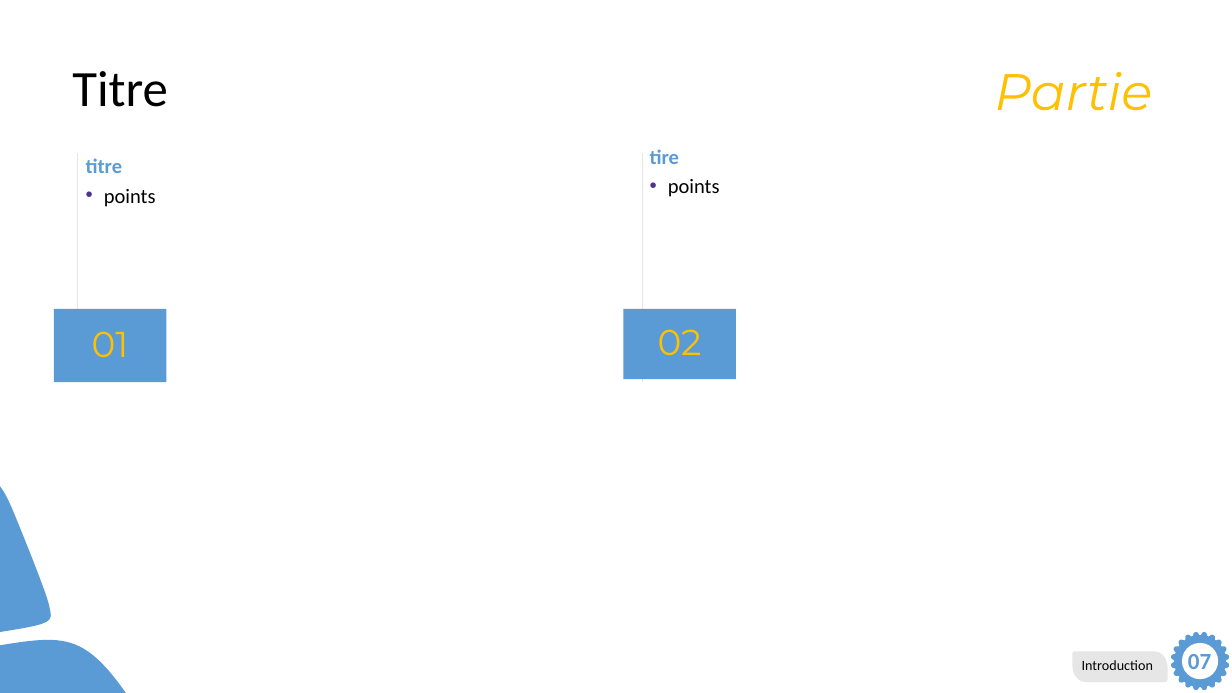
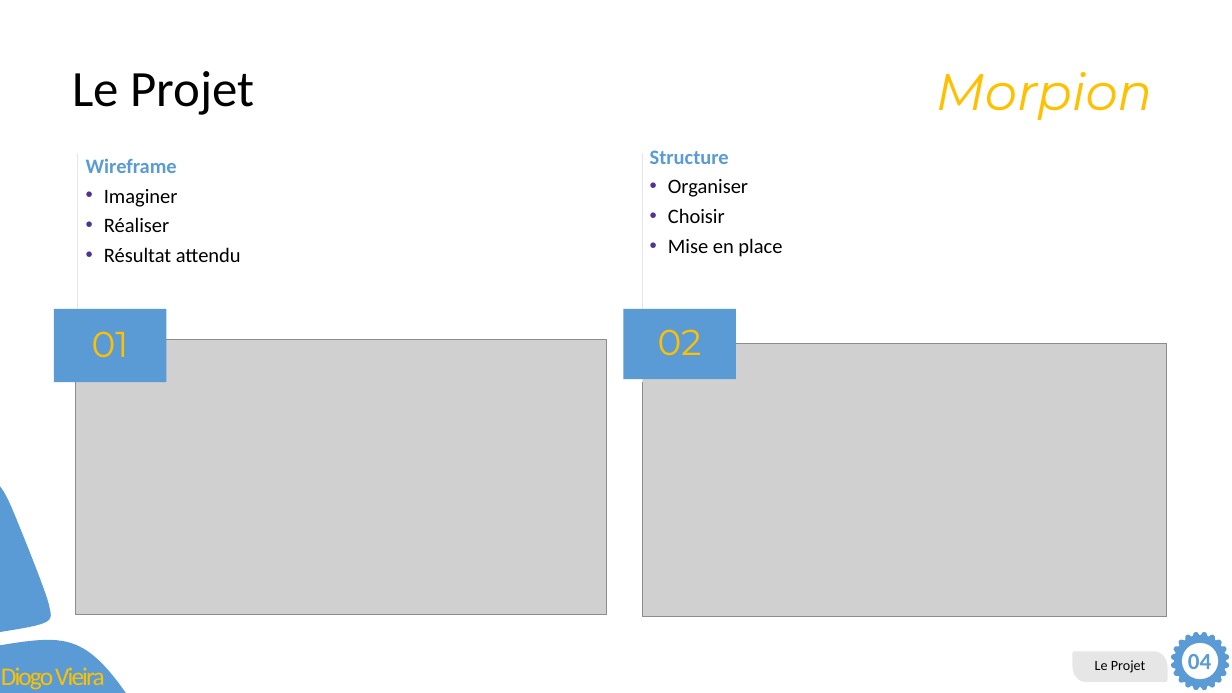
Before and after one commit to DiogoVieiraFerreira/Morpion_Pre-TPI, a slide deck: slide 4 of Dev/Présentation.pptm. Drawn at 1232x693 pixels with LibreOffice and Linux fonts; fonts in the diff are those of the drawing; grey boxes stand for pictures. Boxes give left, top, right and bottom in pixels: in the first picture for what was removed or moved away, otherwise in the second. Text is boxed around its words. In the diff, an @@ line names an element or a change of style, - is before the commit and + after.

```diff
--- a/Dev/Présentation.pptm
+++ b/Dev/Présentation.pptm
@@ title at box(72, 71, 254, 115): text changed @@
-Titre
+Le Projet
@@ text at box(936, 72, 1153, 120): text changed @@
-Partie
+Morpion
@@ text at box(86, 158, 241, 262): text changed @@
-titre
-  • points
+Wireframe
+  • Imaginer
+  • Réaliser
+  • Résultat attendu
@@ text at box(650, 150, 782, 257): text changed @@
-tire
-  • points
+Structure
+  • Organiser
+  • Choisir
+  • Mise en place
@@ picture added at box(76, 339, 606, 615) @@
@@ picture added at box(642, 344, 1166, 616) @@
@@ text at box(1188, 654, 1211, 676): text changed @@
-07
+04
@@ text added at box(1, 665, 105, 690), 19.8 pt, text #FFC000 @@
+Diogo Vieira
@@ text in freeform shape at box(1095, 660, 1146, 673): text changed @@
-Introduction
+Le Projet
```
Also in this commit, not shown: 4 other slides changed, 2 slides added, 1 slide removed.
